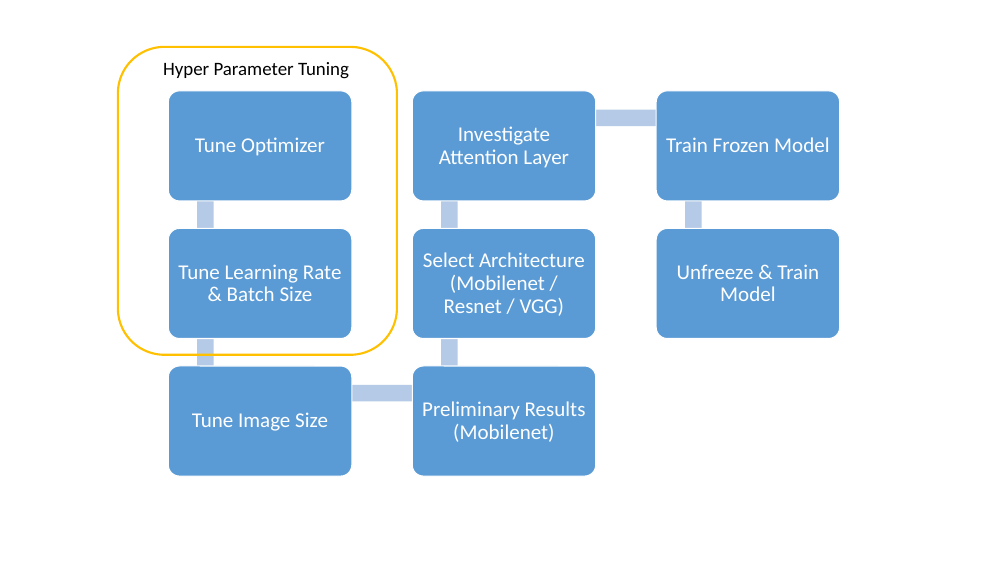
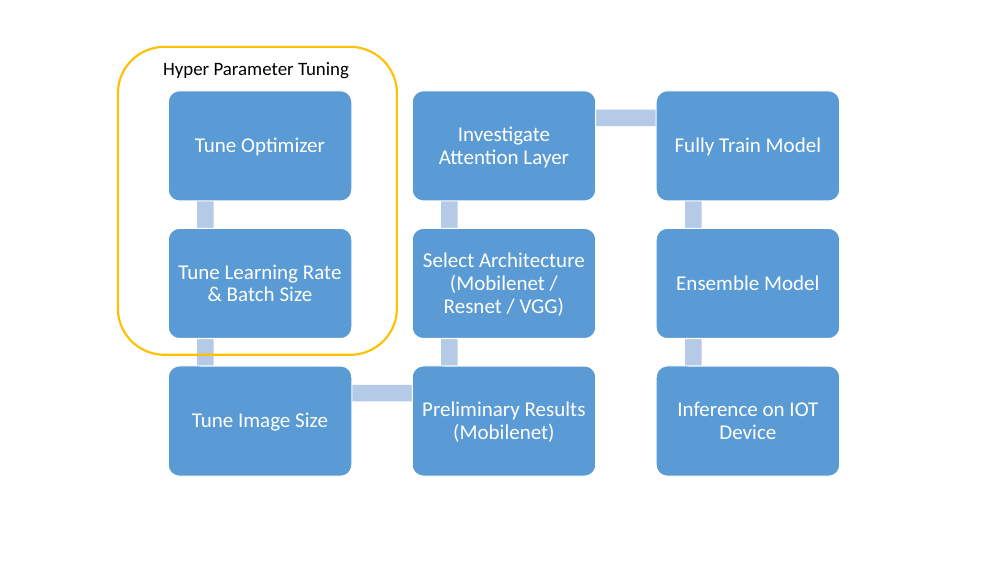
Before and after one commit to paloukari/NIH-Chest-X-rays-Classification, a slide deck: slide 1 of docs/W207_Project_Roadmap.pptx. Drawn at 1008x567 pixels with LibreOffice and Linux fonts; fonts in the diff are those of the drawing. Boxes give left, top, right and bottom in pixels: in the first picture for what was removed or moved away, otherwise in the second. Text is boxed around its words. In the diff, an @@ line names an element or a change of style, - is before the commit and + after.

```diff
--- a/docs/W207_Project_Roadmap.pptx
+++ b/docs/W207_Project_Roadmap.pptx
@@ text at box(675, 137, 821, 156): text changed @@
-Train Frozen Model
+Fully Train Model
@@ rectangle added at box(685, 256, 702, 393), fill #B5CBE7 @@
@@ text at box(676, 275, 819, 290): text changed @@
-Unfreeze & Train Model
+Ensemble Model
@@ rounded rectangle added at box(656, 366, 840, 476), fill #5B9BD5, outline #FFFFFF 1 pt @@
@@ text added at box(677, 401, 818, 439), 20 pt, text #FFFFFF @@
+Inference on IOT Device
```
Also in this commit, not shown: 1 other file.
